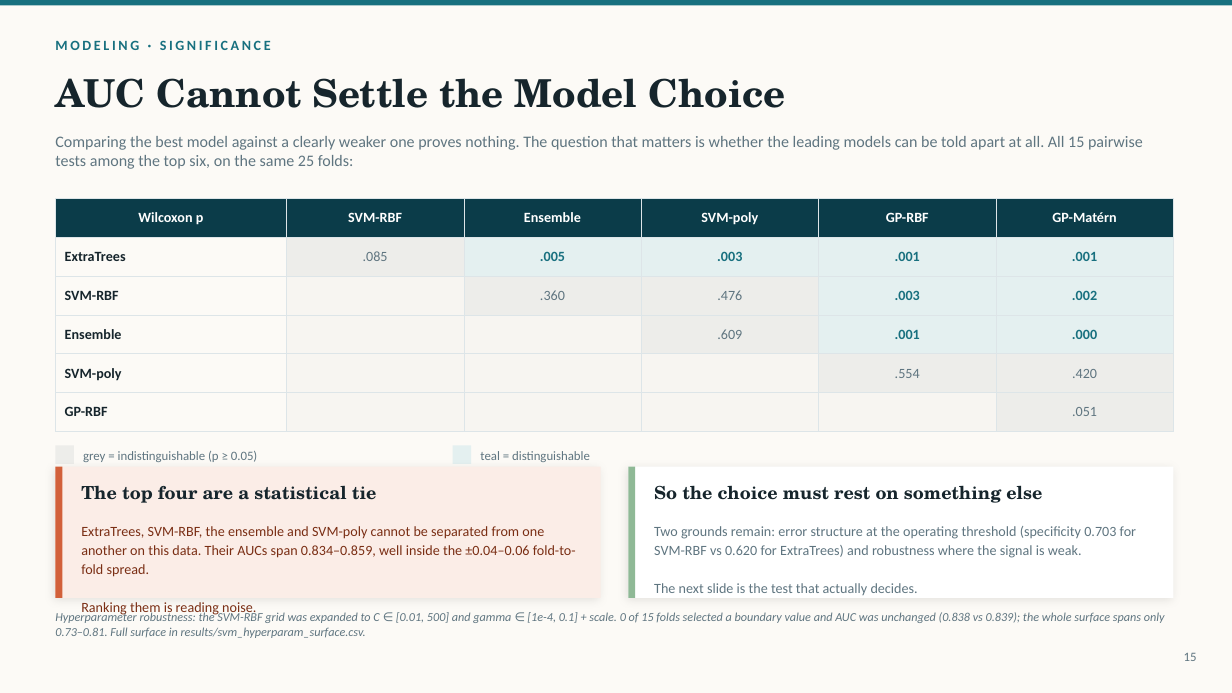
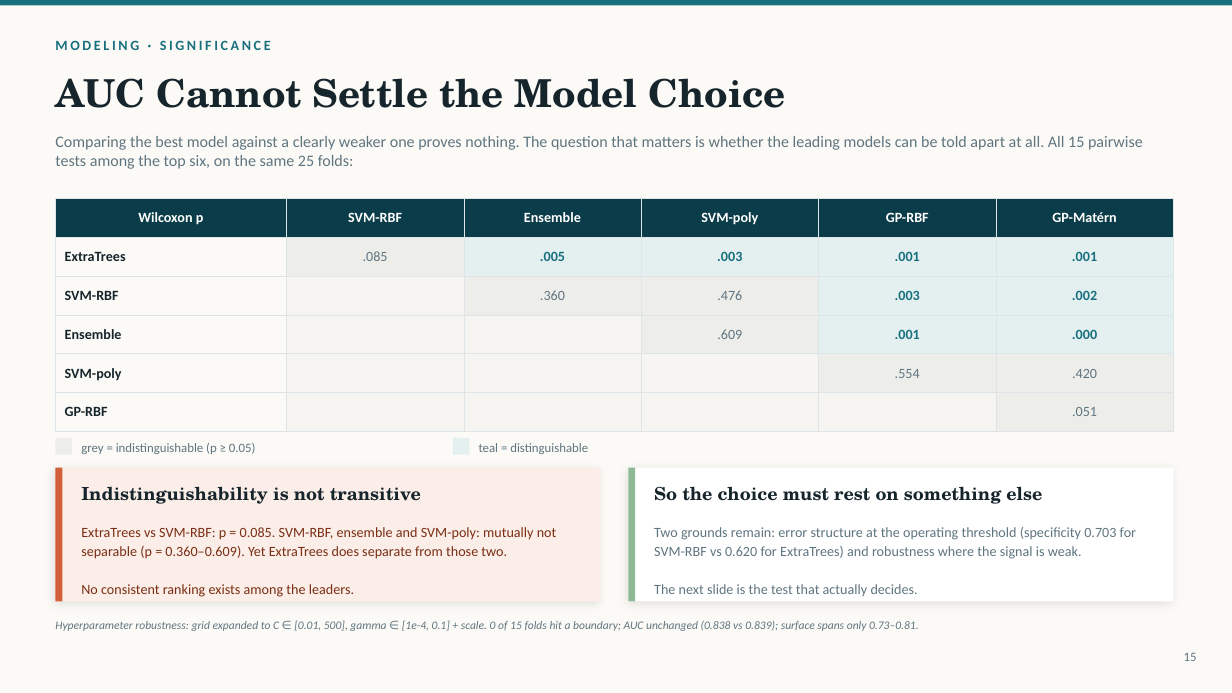
Before and after one commit to pengsihua2023/Christina-machine-learning-project, a slide deck: slide 15 of slides/Influenza_Microbiome_ML_Overview.pptx. Drawn at 1232x693 pixels with LibreOffice and Linux fonts; fonts in the diff are those of the drawing. Boxes give left, top, right and bottom in pixels: in the first picture for what was removed or moved away, otherwise in the second. Text is boxed around its words. In the diff, an @@ line names an element or a change of style, - is before the commit and + after.

```diff
--- a/slides/Influenza_Microbiome_ML_Overview.pptx
+++ b/slides/Influenza_Microbiome_ML_Overview.pptx
@@ rectangle: place and size @@
-rectangle at box(55, 445, 74, 464)
+rectangle at box(55, 438, 72, 455)
@@ text "grey = indistinguishable (p ≥ ...": place and size @@
-text "grey = indistinguishable (p ≥ ..." at box(83, 451, 258, 462)
+text "grey = indistinguishable (p ≥ ..." at box(81, 443, 256, 454)
@@ rectangle: place and size @@
-rectangle at box(453, 445, 471, 464)
+rectangle at box(453, 438, 470, 455)
@@ text "teal = distinguishable": place and size @@
-text "teal = distinguishable" at box(480, 451, 590, 462)
+text "teal = distinguishable" at box(479, 443, 588, 454)
@@ 4 rectangles: place and size @@
-4 rectangles at box(55, 467, 1174, 598)
+4 rectangles at box(55, 468, 1174, 602)
@@ text at box(81, 486, 421, 504): text changed @@
-The top four are a statistical tie
+Indistinguishability is not transitive
@@ text at box(81, 527, 557, 597): text changed @@
-ExtraTrees, SVM-RBF, the ensemble and SVM-poly cannot be separated from one another on this data. Their AUCs span 0.834–0.859, well inside the ±0.04–0.06 fold-to-fold spread.
-Ranking them is reading noise.
+ExtraTrees vs SVM-RBF: p = 0.085. SVM-RBF, ensemble and SVM-poly: mutually not separable (p = 0.360–0.609). Yet ExtraTrees does separate from those two.
+No consistent ranking exists among the leaders.
@@ text at box(55, 620, 919, 631): text changed; size 9.5 to 9 pt @@
-Hyperparameter robustness: the SVM-RBF grid was expanded to C ∈ [0.01, 500] and gamma ∈ [1e-4, 0.1] + scale. 0 of 15 folds selected a boundary value and AUC was unchanged (0.838 vs 0.839); the whole surface spans only 0.73–0.81. Full surface in results/svm_hyperparam_surface.csv.
+Hyperparameter robustness: grid expanded to C ∈ [0.01, 500], gamma ∈ [1e-4, 0.1] + scale. 0 of 15 folds hit a boundary; AUC unchanged (0.838 vs 0.839); surface spans only 0.73–0.81.
```
Also in this commit, not shown: 1 other slide changed, 6 other files.
